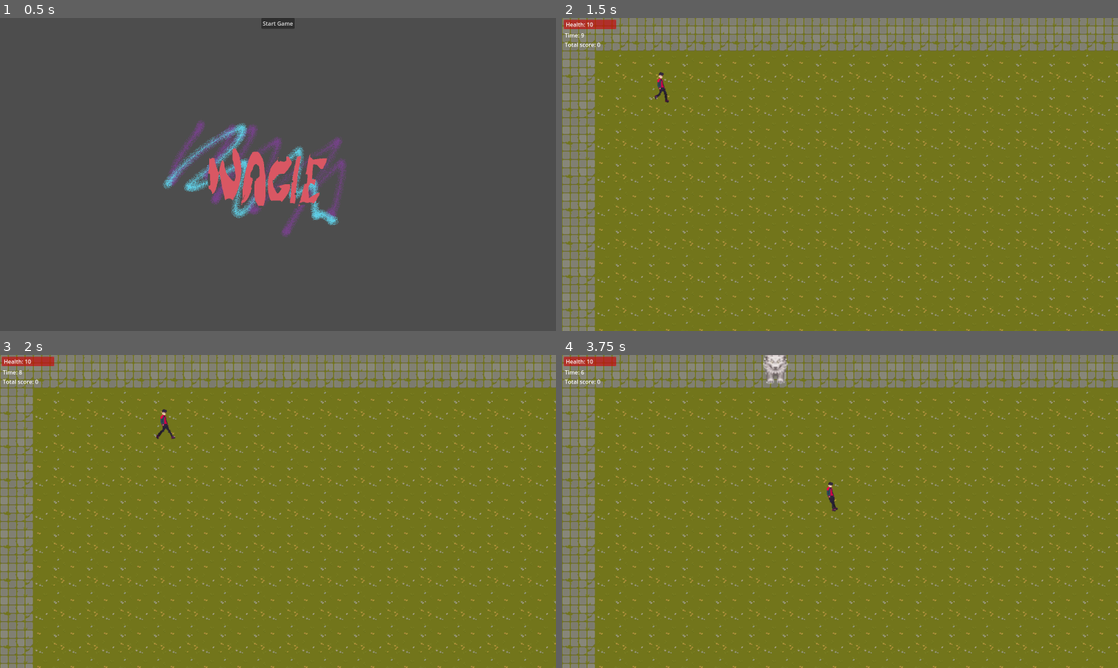
Above: before the commit, frames 1-4 (two rows, left to right).
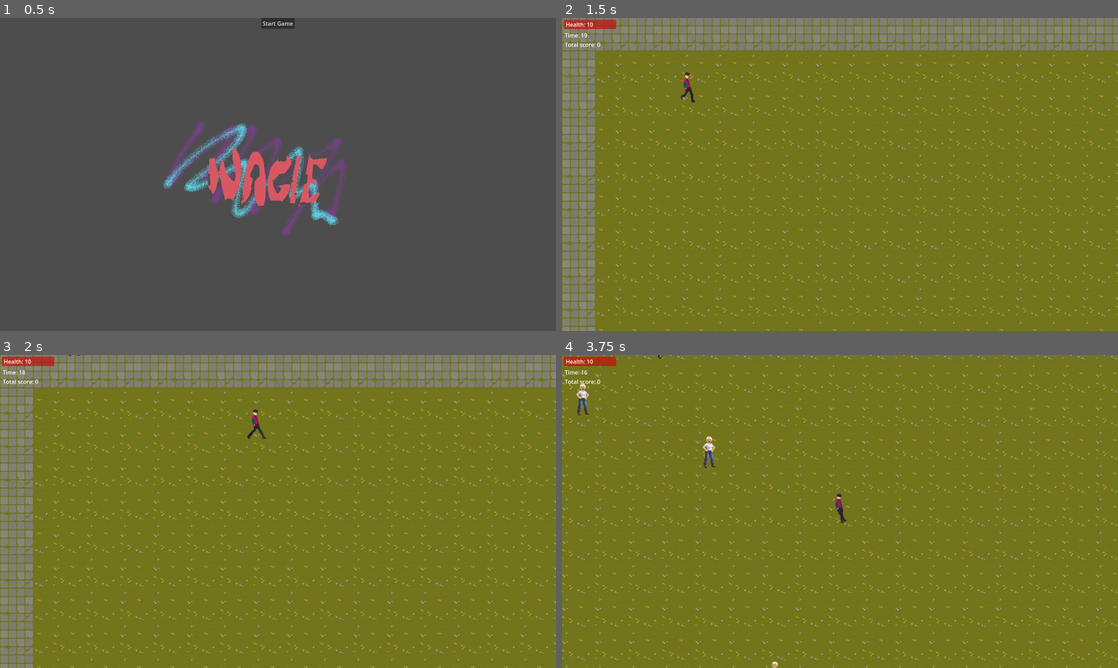
Above: after the commit, the same moments.

Repository: Huve/minor_inconvenience
Game: Godot game, scene res://StartMenu.tscn
The game is run twice, just before and just after one commit, with the same random seed, the same clock (stepped at 60 frames per second) and the same inputs.
Inputs:
- Up to frame 1 (0.5 s): no input
- Up to frame 2 (1.5 s): click "Start Game" at 0.5 s; tap Enter at 1.25 s; hold Right (ui_right) from 1.28 s (still down)
- Up to frame 3 (2 s): keep holding Right (ui_right)
- Up to frame 4 (3.75 s): release Right (ui_right) at 2.03 s; hold Down (ui_down) 2.03-2.78 s; hold Right (ui_right) 2.78-3.53 s; hold Up (ui_up) from 3.53 s (still down)

Frame 1 is identical in both runs. In frame 2, 0.2% of the frame differs, in the area x 3-24%, y 4-28%; in frame 3, 0.2%; in frame 4, 19%, in the area x 0-100%, y 0-100%.

Commit message:
Add item dropping and collection

Diff:
--- /dev/null
+++ b/Collectable.gd
@@ -0,0 +1,25 @@
+extends Area2D
+
+func collect():
+	queue_free()
+
+
+# Called when the node enters the scene tree for the first time.
+func _ready():
+	pass # Replace with function body.
+
+
+# Called every frame. 'delta' is the elapsed time since the previous frame.
+func _process(_delta):
+	pass
+
+
+func spawn_item():
+	# spawn the collectable.
+	pass
+	#var enemy_scene = load(enemy_list[0])
+	#var random_direction = Vector2.RIGHT.rotated(randf_range(0, TAU))
+	#var spawn_position = player.global_position + (random_direction * SPAWN_RADIUS)
+	#var enemy = enemy_scene.instantiate() as Node2D
+	#get_parent().add_child(enemy)
+	#enemy.global_position = spawn_position
--- a/EnemySpawnNode.gd
+++ b/EnemySpawnNode.gd
@@ -1,22 +1,24 @@
 extends Node2D
 
-var SPAWN_RADIUS = 500.0
+var SPAWN_RADIUS = 300.0
 var spawn_interval = 1.0
 var spawn_timer
 @onready var player = $"../PlayerCharacterBody2D"
+@onready var enemy_list = ["res://enemies/enemy_karen.tscn"]
 
 func _ready():
+	# Set up the timer to spawn enemies at regular intervals
 	set_process(true)
-	# Set up the timer to spawn enemies at regular intervals
 	spawn_timer = Timer.new()
 	spawn_timer.wait_time = spawn_interval
 	spawn_timer.timeout.connect(_on_spawn_timer_timeout)
 	add_child(spawn_timer)
 	spawn_timer.start()
 
-
 func spawnEnemy():
-	var enemy_scene = preload("res://enemy.tscn")  # Load the enemy scene
+	# Load the appropriate enemy from the list and spawn them in the scene
+	# in a radius around the player
+	var enemy_scene = load(enemy_list[0])
 	var random_direction = Vector2.RIGHT.rotated(randf_range(0, TAU))
 	var spawn_position = player.global_position + (random_direction * SPAWN_RADIUS)
 	var enemy = enemy_scene.instantiate() as Node2D
@@ -24,4 +26,5 @@
 	enemy.global_position = spawn_position
 
 func _on_spawn_timer_timeout():
+	# Spawn an enemy when the timer runs out.
 	spawnEnemy()
--- a/Game.tscn
+++ b/Game.tscn
@@ -1,8 +1,9 @@
-[gd_scene load_steps=22 format=3 uid="uid://cnd4um8dqovvl"]
+[gd_scene load_steps=24 format=3 uid="uid://cnd4um8dqovvl"]
 
 [ext_resource type="Script" path="res://Game.gd" id="1_vbgrm"]
 [ext_resource type="Texture2D" uid="uid://digppf2l3kqo5" path="res://images/TX Tileset Grass.png" id="1_wvrlh"]
 [ext_resource type="Script" path="res://LevelTileMap.gd" id="3_7ymy6"]
+[ext_resource type="PackedScene" uid="uid://dsyj4qe76to4f" path="res://collectables/wicked_cucumber.tscn" id="3_y8rq7"]
 [ext_resource type="Script" path="res://PlayerCharacterBody2D.gd" id="4_7ludo"]
 [ext_resource type="Texture2D" uid="uid://dmy4r6mkffxvx" path="res://images/fuckboi delivery guy-Main-Sprite-Sheet.png" id="5_ctpdi"]
 [ext_resource type="Script" path="res://PlayerCamera2D.gd" id="6_xnst2"]
@@ -64,12 +65,18 @@
 3:3/0/physics_layer_0/linear_velocity = Vector2(0, 0)
 3:3/0/physics_layer_0/angular_velocity = 0.0
 
+[sub_resource type="TileSetScenesCollectionSource" id="TileSetScenesCollectionSource_cnuxj"]
+resource_name = "WorldCollectables"
+scenes/1/scene = ExtResource("3_y8rq7")
+
 [sub_resource type="TileSet" id="TileSet_upftq"]
 tile_size = Vector2i(64, 64)
 physics_layer_0/collision_layer = 1
 sources/0 = SubResource("TileSetAtlasSource_of8oy")
+sources/4 = SubResource("TileSetScenesCollectionSource_cnuxj")
 
 [sub_resource type="RectangleShape2D" id="RectangleShape2D_gs4k5"]
+size = Vector2(14, 56)
 
 [sub_resource type="Animation" id="Animation_wfx0p"]
 length = 0.001
@@ -177,6 +184,7 @@
 }
 
 [sub_resource type="RectangleShape2D" id="RectangleShape2D_01btm"]
+size = Vector2(14, 56)
 
 [node name="Game" type="Node2D"]
 script = ExtResource("1_vbgrm")
@@ -185,6 +193,14 @@
 tile_set = SubResource("TileSet_upftq")
 cell_quadrant_size = 64
 format = 2
+layer_0/name = "ground"
+layer_1/name = "collectables"
+layer_1/enabled = true
+layer_1/modulate = Color(1, 1, 1, 1)
+layer_1/y_sort_enabled = false
+layer_1/y_sort_origin = 0
+layer_1/z_index = 1
+layer_1/tile_data = PackedInt32Array(131075, 4, 65536)
 script = ExtResource("3_7ymy6")
 
 [node name="PlayerCharacterBody2D" type="CharacterBody2D" parent="."]
@@ -198,7 +214,7 @@
 vframes = 2
 
 [node name="CollisionShape2D" type="CollisionShape2D" parent="PlayerCharacterBody2D"]
-position = Vector2(-1, -1)
+position = Vector2(-2, -6)
 shape = SubResource("RectangleShape2D_gs4k5")
 
 [node name="PlayerAnimationPlayer" type="AnimationPlayer" parent="PlayerCharacterBody2D"]
@@ -217,6 +233,7 @@
 [node name="PlayerHitBox" type="Area2D" parent="PlayerCharacterBody2D"]
 
 [node name="CollisionShape2D" type="CollisionShape2D" parent="PlayerCharacterBody2D/PlayerHitBox"]
+position = Vector2(-2, -6)
 shape = SubResource("RectangleShape2D_01btm")
 
 [node name="GameControlNode" type="Control" parent="."]
--- a/GameInfoNode.gd
+++ b/GameInfoNode.gd
@@ -10,7 +10,7 @@
 var default_total_score = 0
 var total_score = 0
 var current_level_score = 0
-var global_level_time = 10
+var global_level_time = 20
 
 @onready var player = $"../PlayerCharacterBody2D"
 
--- a/PlayerCharacterBody2D.gd
+++ b/PlayerCharacterBody2D.gd
@@ -3,27 +3,21 @@
 @onready var _animation_player = $PlayerAnimationPlayer
 @onready var GameInfo = $"../GameInfoNode"
 @onready var GameControl = $"../GameControlNode"
+@onready var hurtBox = $PlayerHitBox
+const SPEED = 500.0
 
-const SPEED = 250.0
-
-# Get the gravity from the project settings to be synced with RigidBody nodes.
-var gravity = ProjectSettings.get_setting("physics/2d/default_gravity")
 var facing = "right"
 
 
 func _process(_delta):
-
 	if Input.is_action_pressed("ui_right"):
-		print('facing %s' % facing)
 		if facing == "left":
 			$Sprite2D.scale.x = 1
 			facing = "right"
 		_animation_player.play("player_movement_right")
 	elif Input.is_action_pressed("ui_left"):
-		print('facing %s' % facing)
 		if facing == "right":
 			$Sprite2D.scale.x = -1
-			print("turning left")
 			facing = "left"
 		_animation_player.play("player_movement_right")
 	elif Input.is_action_pressed("ui_up"):
@@ -32,12 +26,6 @@
 		_animation_player.play("player_movement_right")
 	else:
 		pass
-
-
-func handle_collision():
-	for i in get_slide_collision_count():
-		var collision = get_slide_collision(i)
-		var collider = collision.get_collider()
 
 
 func _physics_process(_delta):
@@ -54,10 +42,12 @@
 
 	# Move the character.
 	var _collision = move_and_slide()
-	handle_collision()
 
 
 func _on_player_hit_box_area_entered(area):
+	# Handle what happens when something enters the player hitbox.
+
+	# If an object with a hitbox enters the player hitbox, take damage.
 	if area.name == "HitBox":
 		var parent = area.get_parent()
 		GameInfo.player_health = max(GameInfo.player_health - parent.damage, 0)
@@ -66,3 +56,7 @@
 		# If player runs out of health, end the game
 		if GameInfo.player_health <= 0:
 			GameControl.game_over()
+	if area.has_method('collect'):
+		# TODO: collec item
+		print(area.name)
+		area.collect()
--- /dev/null
+++ b/collectables/collectable.tscn
@@ -0,0 +1,14 @@
+[gd_scene load_steps=3 format=3 uid="uid://dn5p04axqj3f"]
+
+[ext_resource type="Script" path="res://Collectable.gd" id="1_hrb1s"]
+
+[sub_resource type="RectangleShape2D" id="RectangleShape2D_gkvk0"]
+resource_local_to_scene = true
+
+[node name="Collectable" type="Area2D"]
+script = ExtResource("1_hrb1s")
+
+[node name="CollisionShape2D" type="CollisionShape2D" parent="."]
+shape = SubResource("RectangleShape2D_gkvk0")
+
+[node name="Sprite2D" type="Sprite2D" parent="."]
--- /dev/null
+++ b/collectables/wicked_cucumber.tscn
@@ -0,0 +1,17 @@
+[gd_scene load_steps=4 format=3 uid="uid://dsyj4qe76to4f"]
+
+[ext_resource type="PackedScene" uid="uid://dn5p04axqj3f" path="res://collectables/collectable.tscn" id="1_rbns8"]
+[ext_resource type="Texture2D" uid="uid://cxdiknako5it1" path="res://images/wicked_cucumber.png" id="2_d72kx"]
+
+[sub_resource type="RectangleShape2D" id="RectangleShape2D_ixwf4"]
+resource_local_to_scene = true
+size = Vector2(7, 29)
+
+[node name="WickedCucumber" instance=ExtResource("1_rbns8")]
+
+[node name="CollisionShape2D" parent="." index="0"]
+position = Vector2(-1.5, -0.5)
+shape = SubResource("RectangleShape2D_ixwf4")
+
+[node name="Sprite2D" parent="." index="1"]
+texture = ExtResource("2_d72kx")
--- a/wolfEnemy.gd
+++ b/enemies/enemy_karen.gd
@@ -2,16 +2,32 @@
 
 @export var MAX_SPEED = 200
 @onready var GameInfo = $"../GameInfoNode"
+@onready var _animation_player = $AnimationPlayer
+@onready var item_dropped = false
 var target_position
 var damage = 1
+
 
 func _process(_delta):
 	var direction = get_direction_to_player()
 	velocity = direction * MAX_SPEED
+	_animation_player.play('karen_run_right')
+	if item_dropped == false:
+		drop_item()
+		item_dropped = true
 	move_and_slide()
+
 
 func get_direction_to_player():
 	var player_node = GameInfo.player
 	if player_node != null:
 		return (player_node.global_position - global_position).normalized()
 	return Vector2.ZERO
+
+
+func drop_item():
+	var dropped_item = load("res://collectables/wicked_cucumber.tscn")
+	# set its position to where the enemy is
+	var item = dropped_item.instantiate()
+	get_parent().add_child(item)
+	item.global_position = global_position
--- /dev/null
+++ b/enemies/enemy_karen.tscn
@@ -0,0 +1,79 @@
+[gd_scene load_steps=9 format=3 uid="uid://bpjnm7aurhvma"]
+
+[ext_resource type="Script" path="res://enemies/enemy_karen.gd" id="1_qdui7"]
+[ext_resource type="Texture2D" uid="uid://4tfwy8ik17bc" path="res://images/Enemy-Karen.png" id="2_0ax0k"]
+
+[sub_resource type="Animation" id="Animation_y4eka"]
+resource_name = "wolf_run_down"
+loop_mode = 1
+step = 0.25
+
+[sub_resource type="Animation" id="Animation_58t2j"]
+length = 0.001
+tracks/0/type = "value"
+tracks/0/imported = false
+tracks/0/enabled = true
+tracks/0/path = NodePath("Sprite2D:frame_coords")
+tracks/0/interp = 1
+tracks/0/loop_wrap = true
+tracks/0/keys = {
+"times": PackedFloat32Array(0),
+"transitions": PackedFloat32Array(1),
+"update": 1,
+"values": [Vector2i(0, 0)]
+}
+
+[sub_resource type="Animation" id="Animation_l38dq"]
+resource_name = "karen_run_right"
+loop_mode = 1
+step = 0.125
+tracks/0/type = "value"
+tracks/0/imported = false
+tracks/0/enabled = true
+tracks/0/path = NodePath("Sprite2D:frame_coords")
+tracks/0/interp = 1
+tracks/0/loop_wrap = true
+tracks/0/keys = {
+"times": PackedFloat32Array(0, 0.125, 0.25, 0.375, 0.5, 0.625, 0.75, 0.875),
+"transitions": PackedFloat32Array(1, 1, 1, 1, 1, 1, 1, 1),
+"update": 1,
+"values": [Vector2i(0, 0), Vector2i(1, 0), Vector2i(2, 0), Vector2i(3, 0), Vector2i(4, 0), Vector2i(5, 0), Vector2i(6, 0), Vector2i(7, 0)]
+}
+
+[sub_resource type="AnimationLibrary" id="AnimationLibrary_in5sx"]
+_data = {
+"RESET": SubResource("Animation_58t2j"),
+"karen_run_right": SubResource("Animation_l38dq"),
+"wolf_run_down": SubResource("Animation_y4eka")
+}
+
+[sub_resource type="RectangleShape2D" id="RectangleShape2D_fmfxc"]
+size = Vector2(20, 60)
+
+[sub_resource type="RectangleShape2D" id="RectangleShape2D_ggmdb"]
+size = Vector2(4, 4)
+
+[node name="enemy_karen" type="CharacterBody2D"]
+collision_layer = 2
+collision_mask = 2
+script = ExtResource("1_qdui7")
+
+[node name="AnimationPlayer" type="AnimationPlayer" parent="."]
+speed_scale = 2.0
+libraries = {
+"": SubResource("AnimationLibrary_in5sx")
+}
+
+[node name="Sprite2D" type="Sprite2D" parent="."]
+texture = ExtResource("2_0ax0k")
+hframes = 8
+
+[node name="HitBox" type="Area2D" parent="."]
+
+[node name="CollisionShape2D" type="CollisionShape2D" parent="HitBox"]
+position = Vector2(0, 1)
+shape = SubResource("RectangleShape2D_fmfxc")
+
+[node name="CollisionShape2D" type="CollisionShape2D" parent="."]
+position = Vector2(0, 1)
+shape = SubResource("RectangleShape2D_ggmdb")
--- a/enemy.tscn
+++ /dev/null
@@ -1,112 +0,0 @@
-[gd_scene load_steps=10 format=3 uid="uid://wbve38omeo7j"]
-
-[ext_resource type="Texture2D" uid="uid://lth60ow11pbe" path="res://wolf_sprite_mod.png" id="1_h6ex5"]
-[ext_resource type="Script" path="res://wolfEnemy.gd" id="1_ugmvh"]
-
-[sub_resource type="RectangleShape2D" id="RectangleShape2D_6rjkc"]
-size = Vector2(28, 89)
-
-[sub_resource type="Animation" id="Animation_f2euc"]
-resource_name = "walkDown"
-length = 0.5
-loop_mode = 1
-tracks/0/type = "value"
-tracks/0/imported = false
-tracks/0/enabled = true
-tracks/0/path = NodePath("Sprite2D:frame")
-tracks/0/interp = 1
-tracks/0/loop_wrap = true
-tracks/0/keys = {
-"times": PackedFloat32Array(0, 0.125, 0.25, 0.375),
-"transitions": PackedFloat32Array(1, 1, 1, 1),
-"update": 1,
-"values": [0, 1, 2, 3]
-}
-
-[sub_resource type="Animation" id="Animation_thj4p"]
-resource_name = "walkLeft"
-length = 0.5
-loop_mode = 1
-tracks/0/type = "value"
-tracks/0/imported = false
-tracks/0/enabled = true
-tracks/0/path = NodePath("Sprite2D:frame")
-tracks/0/interp = 1
-tracks/0/loop_wrap = true
-tracks/0/keys = {
-"times": PackedFloat32Array(0, 0.125, 0.25, 0.375),
-"transitions": PackedFloat32Array(1, 1, 1, 1),
-"update": 1,
-"values": [4, 5, 6, 7]
-}
-
-[sub_resource type="Animation" id="Animation_7c15a"]
-resource_name = "walkRight"
-length = 0.5
-loop_mode = 1
-tracks/0/type = "value"
-tracks/0/imported = false
-tracks/0/enabled = true
-tracks/0/path = NodePath("Sprite2D:frame")
-tracks/0/interp = 1
-tracks/0/loop_wrap = true
-tracks/0/keys = {
-"times": PackedFloat32Array(0, 0.125, 0.25, 0.375),
-"transitions": PackedFloat32Array(1, 1, 1, 1),
-"update": 1,
-"values": [8, 9, 10, 11]
-}
-
-[sub_resource type="Animation" id="Animation_bxf21"]
-resource_name = "walkUp"
-length = 0.5
-loop_mode = 1
-tracks/0/type = "value"
-tracks/0/imported = false
-tracks/0/enabled = true
-tracks/0/path = NodePath("Sprite2D:frame")
-tracks/0/interp = 1
-tracks/0/loop_wrap = true
-tracks/0/keys = {
-"times": PackedFloat32Array(0, 0.125, 0.25, 0.375),
-"transitions": PackedFloat32Array(1, 1, 1, 1),
-"update": 1,
-"values": [12, 13, 14, 15]
-}
-
-[sub_resource type="AnimationLibrary" id="AnimationLibrary_8rxup"]
-_data = {
-"walkDown": SubResource("Animation_f2euc"),
-"walkLeft": SubResource("Animation_thj4p"),
-"walkRight": SubResource("Animation_7c15a"),
-"walkUp": SubResource("Animation_bxf21")
-}
-
-[sub_resource type="RectangleShape2D" id="RectangleShape2D_xqe16"]
-size = Vector2(28, 85)
-
-[node name="wolfEnemy" type="CharacterBody2D"]
-collision_layer = 2
-collision_mask = 2
-script = ExtResource("1_ugmvh")
-
-[node name="Sprite2D" type="Sprite2D" parent="."]
-scale = Vector2(2.05, 2.20833)
-texture = ExtResource("1_h6ex5")
-hframes = 4
-vframes = 4
-
-[node name="HitBox" type="Area2D" parent="."]
-
-[node name="CollisionBox" type="CollisionShape2D" parent="HitBox"]
-position = Vector2(1, 4.5)
-shape = SubResource("RectangleShape2D_6rjkc")
-
-[node name="WolfAnimationPlayer" type="AnimationPlayer" parent="."]
-libraries = {
-"": SubResource("AnimationLibrary_8rxup")
-}
-
-[node name="WolfCollisionShape" type="CollisionShape2D" parent="."]
-position = Vector2(2, 4.5)
-shape = SubResource("RectangleShape2D_xqe16")
Not shown, added: images/Enemy-Karen.png.import
Binary file added: images/wicked_cucumber.png
Not shown, added: images/wicked_cucumber.png.import
Renamed: wolf_sprite_mod.png -> images/wolf_sprite_mod.png
Not shown, changed: images/wolf_sprite_mod.png.import
